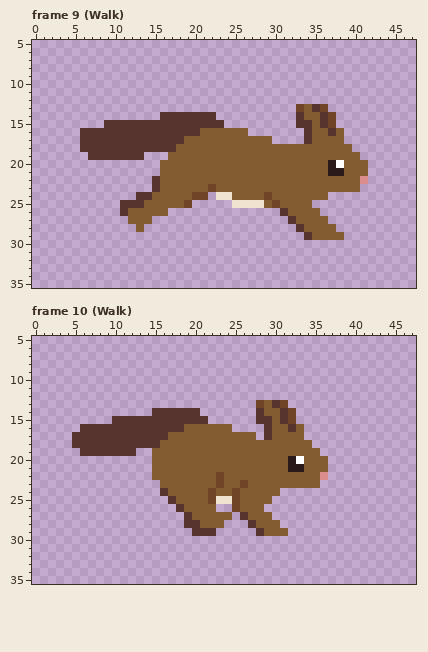
Pixel-art file, stored at bnp/resources/sprites/squirrel/squirrel.aseprite. The first picture shows the starting point.
48x48 pixels, 14 frames. Shown: frame 9 (Walk): x 0..47, y 5..35; frame 10 (Walk): x 0..47, y 5..35. The commit also changed other frames, which this record leaves out.
And afterwards:
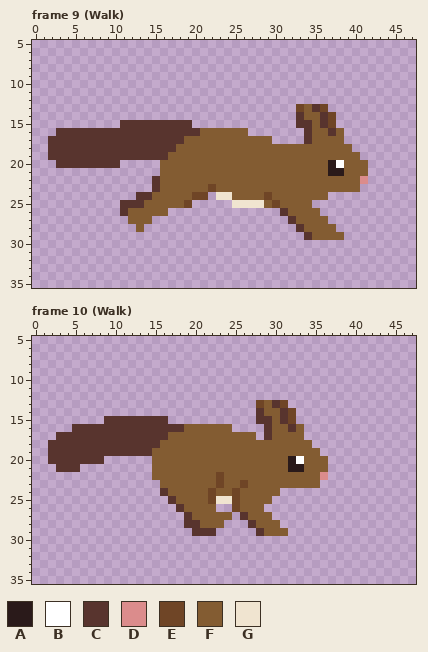
Palette (. is transparent): A #2a1a1a  B #ffffff  C #58342e  D #db8c8c  E #6f4526  F #835c32  G #f0e4d0
What changed:
Frame 9 (Walk):
y 14: x 16..22 CCCCCCC -> .......
y 15: x 9..10 CC -> ..; x 20..23 CCCC -> ....
y 16: x 3..5 ... -> CCC
y 17..18: x 2..5 .... -> CCCC
y 19: x 2..6 ..... -> CCCCC; x 14..16 ... -> CCC
y 20: x 3..10 ........ -> CCCCCCCC
Frame 10 (Walk):
y 14: x 15..20 CCCCCC -> ......
y 15: x 9 . -> C; x 17..21 CCCCC -> .....
y 16: x 5 . -> C
y 17: x 3..4 .. -> CC
y 18: x 2..4 ... -> CCC
y 19: x 2..5 .... -> CCCC; x 13..14 .. -> CC
y 20: x 2..8 ....... -> CCCCCCC
y 21: x 3..5 ... -> CCC
